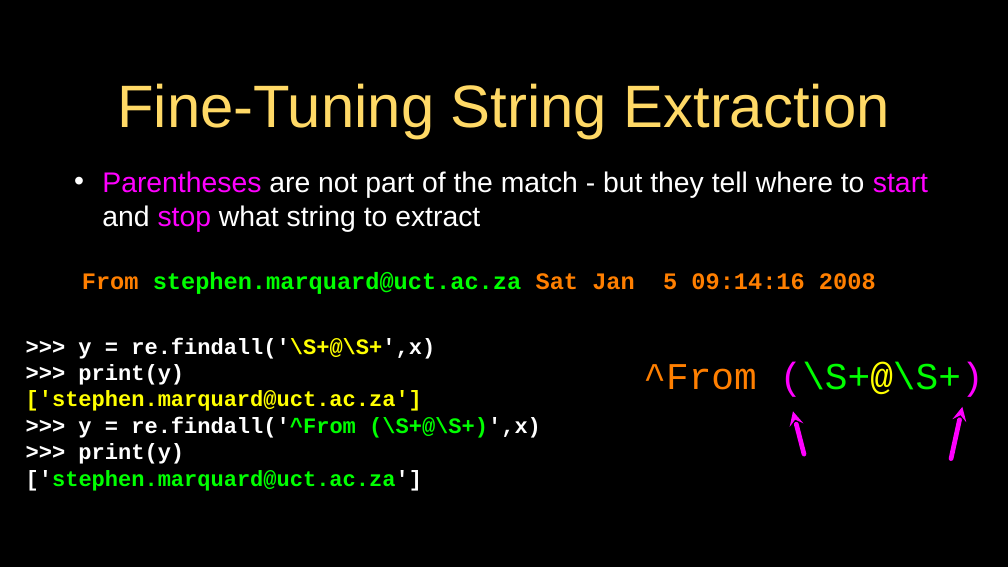
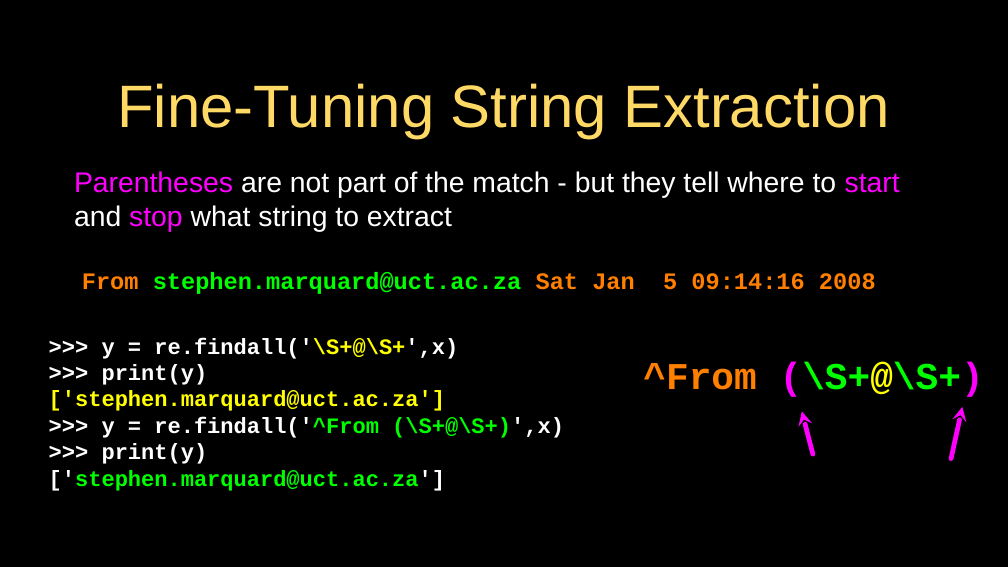
Before and after one commit to csev/py4e, a slide deck: slide 21 of lectures3/Pythonlearn-11-Regex.pptx (slide 20 before the commit). Drawn at 1008x567 pixels with LibreOffice and Linux fonts; fonts in the diff are those of the drawing. Boxes give left, top, right and bottom in pixels: in the first picture for what was removed or moved away, otherwise in the second. Text is boxed around its words. In the diff, an @@ line names an element or a change of style, - is before the commit and + after.

```diff
--- a/lectures3/Pythonlearn-11-Regex.pptx
+++ b/lectures3/Pythonlearn-11-Regex.pptx
@@ text "Parentheses are not part of ..." at [74,171,900,232]: bullet • to none @@
@@ text ">>> y = re.findall('\S+@\S+',x)": place and size @@
-text ">>> y = re.findall('\S+@\S+',x)" at [26,338,541,491]
+text ">>> y = re.findall('\S+@\S+',x)" at [49,338,564,491]
@@ text "^From (\S+@\S+)" at [643,363,984,397]: bold on @@
@@ arrow moved from (793, 412) - (804, 454) to (802, 412) - (813, 454) @@
```
Also in this commit, not shown: 24 other slides changed, 1 slide added, 3 other files.
